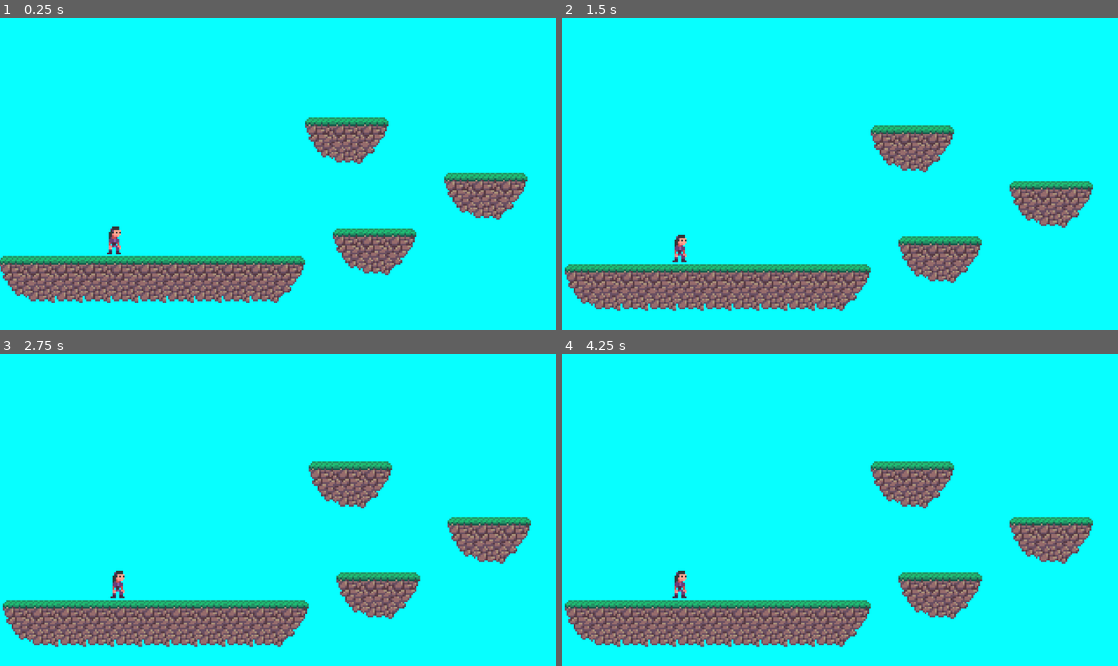
Above: before the commit, frames 1-4 (two rows, left to right).
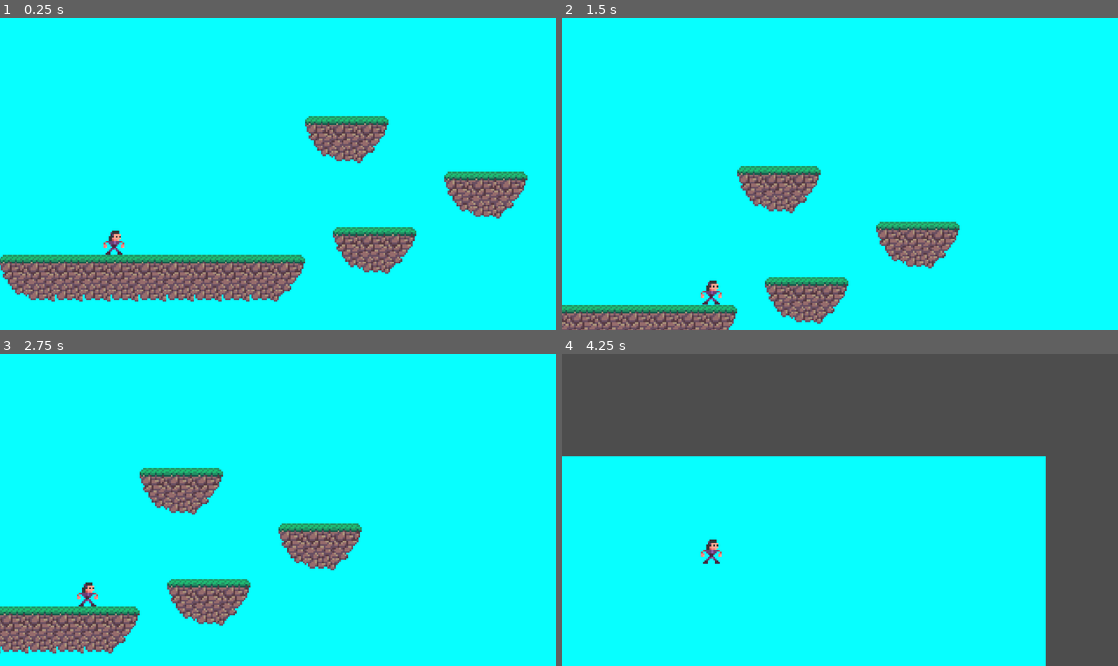
Above: after the commit, the same moments.

Repository: YmsBax/Proyecto_Panas
Game: Godot game, scene res://Escenas/Mapeado.tscn
Same seed, same stepped clock (60 frames per second), same inputs: the game is played once before the commit and once after it.
Inputs:
- Up to frame 1 (0.25 s): no input
- Up to frame 2 (1.5 s): hold D (move_right, bound only after the commit) from 0.53 s (still down); tap Space (jump, bound only after the commit) at 0.6, 0.77, 1.07, 1.35 s
- Up to frame 3 (2.75 s): tap Space (jump, bound only after the commit) at 1.52, 1.82, 2.1 s; release D (move_right, bound only after the commit) at 2.03 s; hold A (move_left, bound only after the commit) from 2.03 s (still down)
- Up to frame 4 (4.25 s): release A (move_left, bound only after the commit) at 2.78 s; hold D (move_right, bound only after the commit) from 2.78 s (still down); tap Space (jump, bound only after the commit) at 2.85, 3.02, 3.32, 3.6, 3.77, 4.07 s

The runs differ from the first frame. In frame 1, 6.7% of the frame differs, in the area x 0-95%, y 31-92%; in frame 2, 17%; in frame 3, 17%; in frame 4, 53%, in the area x 0-100%, y 0-100%.

Commit message:
se agrega fisicas a el personaje

Diff:
--- a/Escenas/Mapeado.tscn
+++ b/Escenas/Mapeado.tscn
@@ -6,13 +6,17 @@
 [sub_resource type="TileSetAtlasSource" id="TileSetAtlasSource_0ftt8"]
 texture = ExtResource("2_dly0u")
 1:1/0 = 0
+1:1/0/physics_layer_0/polygon_0/points = PackedVector2Array(-8, -8, 8, -8, 8, 8, -8, 8)
 2:1/0 = 0
+2:1/0/physics_layer_0/polygon_0/points = PackedVector2Array(-8, -8, 8, -8, 8, 8, -8, 8)
 3:1/0 = 0
+3:1/0/physics_layer_0/polygon_0/points = PackedVector2Array(-8, -8, 8, -8, 8, 8, -8, 8)
 1:2/0 = 0
 2:2/0 = 0
 3:2/0 = 0
 
 [sub_resource type="TileSet" id="TileSet_enbdr"]
+physics_layer_0/collision_layer = 1
 sources/0 = SubResource("TileSetAtlasSource_0ftt8")
 
 [node name="Mapeado" type="Node2D"]
--- a/Escenas/Player.tscn
+++ b/Escenas/Player.tscn
@@ -64,7 +64,6 @@
 }]
 
 [node name="CharacterBody2D" type="CharacterBody2D"]
-position = Vector2(-45, 342)
 script = ExtResource("1_wwpud")
 metadata/_edit_group_ = true
 
@@ -83,5 +82,3 @@
 [node name="AnimatedSprite2D" type="AnimatedSprite2D" parent="."]
 sprite_frames = SubResource("SpriteFrames_qoh2p")
 animation = &"idle"
-frame = 4
-frame_progress = 0.0415679
--- a/Escenas/player.gd
+++ b/Escenas/player.gd
@@ -5,5 +5,31 @@
 const SPEED = 100.0
 const JUMP_VELOCITY = -400.0
 
+
+
 func _ready():
-	AnimatedSprite2D.new()
+	pass
+
+
+
+
+
+
+func _physics_process(delta: float) -> void:
+
+	if not is_on_floor():
+		velocity += get_gravity() * delta
+
+
+
+	if Input.is_action_just_pressed("jump") and is_on_floor():
+		velocity.y = JUMP_VELOCITY
+
+	var direction := Input.get_axis("move_left", "move_right")
+	if direction:
+		velocity.x = direction * SPEED
+
+	else:
+		velocity.x = move_toward(velocity.x, 0, SPEED)
+
+	move_and_slide()
--- a/project.godot
+++ b/project.godot
@@ -36,24 +36,19 @@
 
 [input]
 
-Izquierda={
-"deadzone": 0.5,
+jump={
+"deadzone": 0.2,
+"events": [Object(InputEventKey,"resource_local_to_scene":false,"resource_name":"","device":-1,"window_id":0,"alt_pressed":false,"shift_pressed":false,"ctrl_pressed":false,"meta_pressed":false,"pressed":false,"keycode":0,"physical_keycode":32,"key_label":0,"unicode":32,"location":0,"echo":false,"script":null)
+]
+}
+move_left={
+"deadzone": 0.2,
 "events": [Object(InputEventKey,"resource_local_to_scene":false,"resource_name":"","device":-1,"window_id":0,"alt_press …(191 unchanged characters)…
 ]
 }
-Derecha={
-"deadzone": 0.5,
+move_right={
+"deadzone": 0.2,
 "events": [Object(InputEventKey,"resource_local_to_scene":false,"resource_name":"","device":-1,"window_id":0,"alt_press …(192 unchanged characters)…
-]
-}
-Arriba={
-"deadzone": 0.5,
-"events": [Object(InputEventKey,"resource_local_to_scene":false,"resource_name":"","device":-1,"window_id":0,"alt_pressed":false,"shift_pressed":false,"ctrl_pressed":false,"meta_pressed":false,"pressed":false,"keycode":0,"physical_keycode":87,"key_label":0,"unicode":119,"location":0,"echo":false,"script":null)
-]
-}
-Abajo={
-"deadzone": 0.5,
-"events": [Object(InputEventKey,"resource_local_to_scene":false,"resource_name":"","device":-1,"window_id":0,"alt_pressed":false,"shift_pressed":false,"ctrl_pressed":false,"meta_pressed":false,"pressed":false,"keycode":0,"physical_keycode":83,"key_label":0,"unicode":115,"location":0,"echo":false,"script":null)
 ]
 }
 
